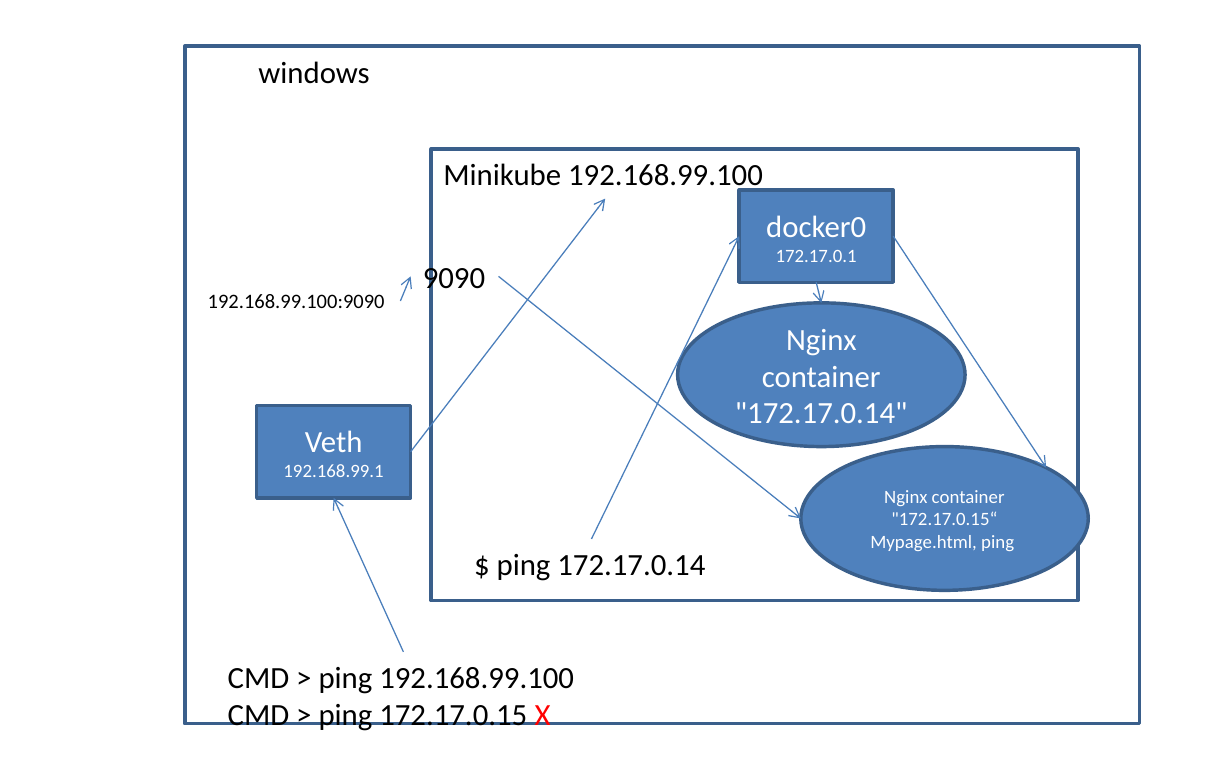
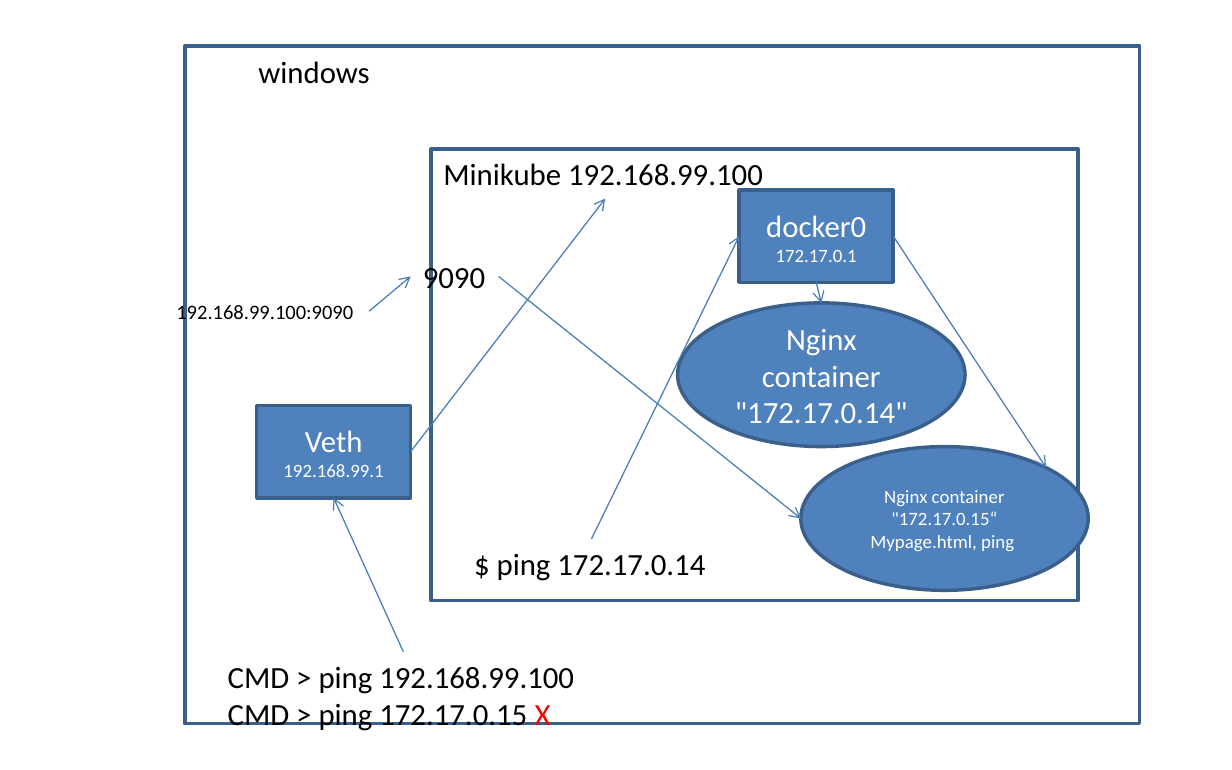
Before and after one commit to AdityaSP/ora-jun24-dock-kube, a slide deck: slide 7 of rough-diag.pptx. Drawn at 1232x770 pixels with LibreOffice and Linux fonts; fonts in the diff are those of the drawing. Boxes give left, top, right and bottom in pixels: in the first picture for what was removed or moved away, otherwise in the second. Text is boxed around its words. In the diff, an @@ line names an element or a change of style, - is before the commit and + after.

```diff
--- a/rough-diag.pptx
+++ b/rough-diag.pptx
@@ text "192.168.99.100:9090" rewrapped from box(208, 294, 385, 308) to box(176, 302, 353, 325) @@
@@ arrow moved from (400, 301) - (410, 276) to (370, 312) - (410, 276) @@
```
Also in this commit, not shown: 5 slides added, 10 other files.
